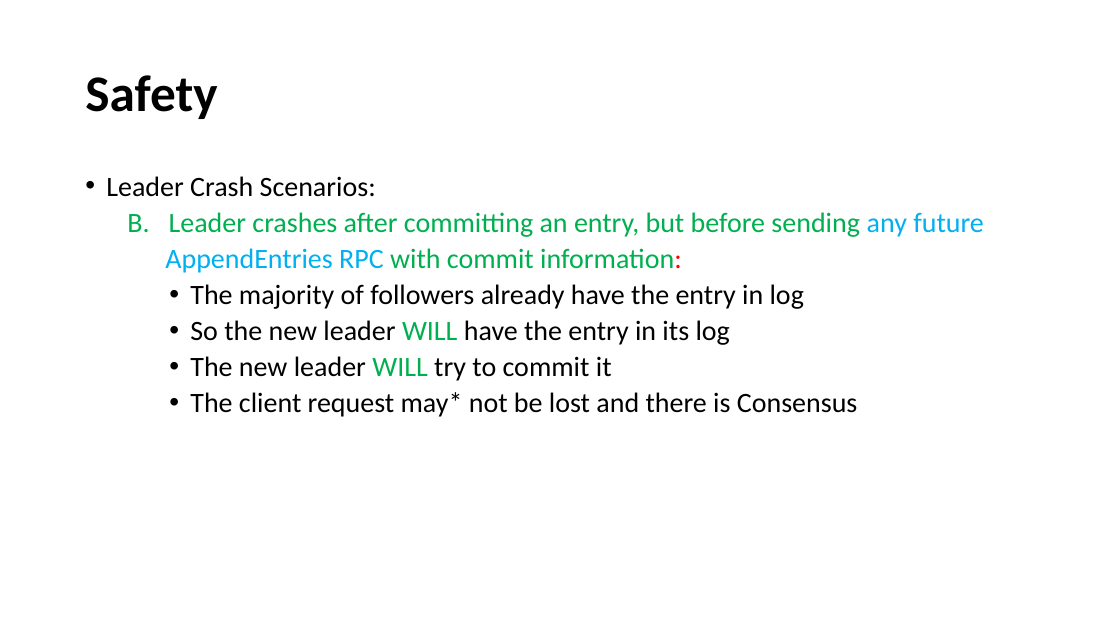
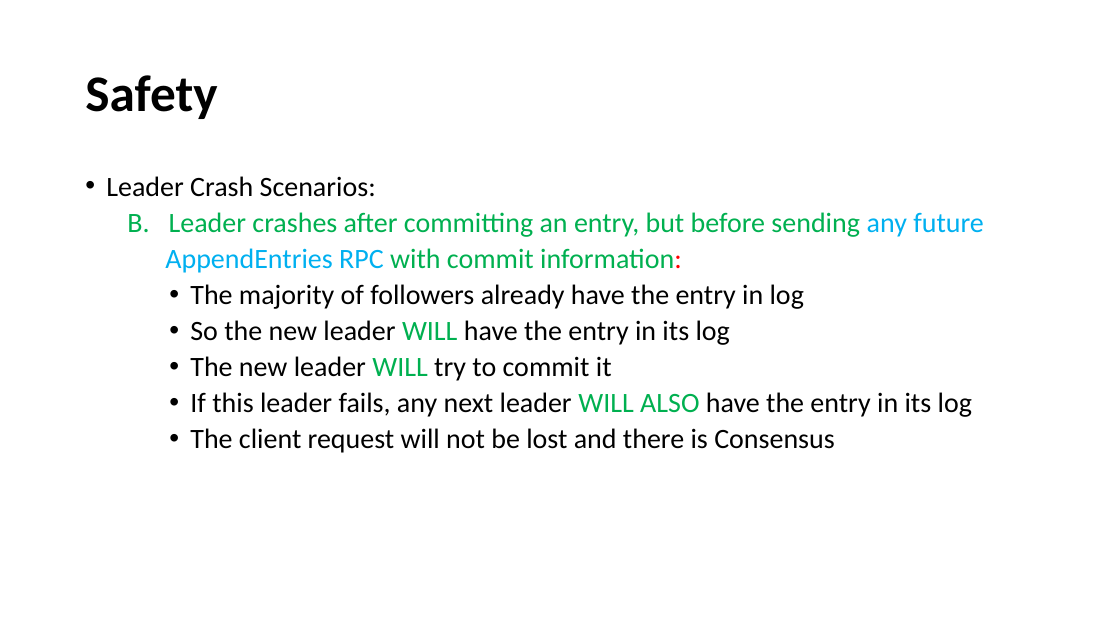
Before and after one commit to paulsaswata/public, a slide deck: slide 17 of The Raft Consensus Algorithm.pptx. Drawn at 1120x630 pixels with LibreOffice and Linux fonts; fonts in the diff are those of the drawing. Boxes give left, top, right and bottom in pixels: in the first picture for what was removed or moved away, otherwise in the second. Text is boxed around its words. In the diff, an @@ line names an element or a change of style, - is before the commit and + after.

```diff
--- a/The Raft Consensus Algorithm.pptx
+++ b/The Raft Consensus Algorithm.pptx
@@ text at (190,392,972,453): text changed @@
-    • The client request may* not be lost and there is Consensus
+    • If this leader fails, any next leader WILL ALSO have the entry in its log
+    • The client request will not be lost and there is Consensus
```
Also in this commit, not shown: 9 other slides changed.
